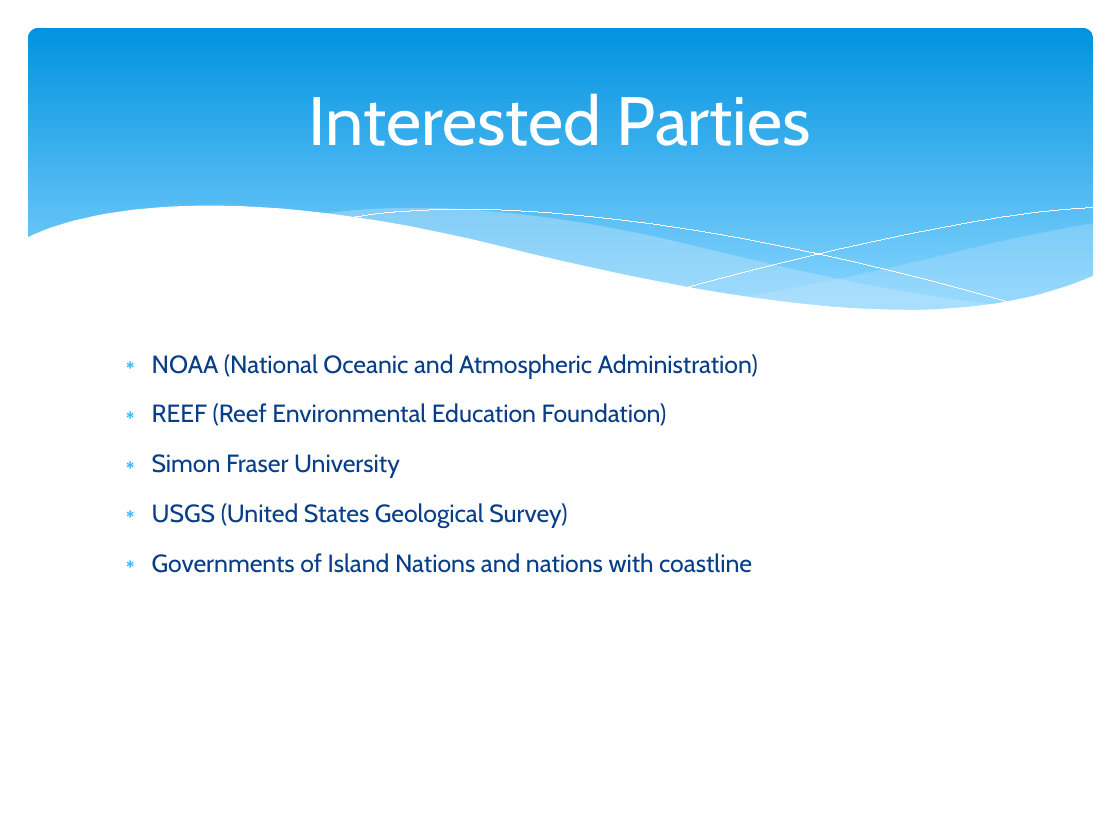
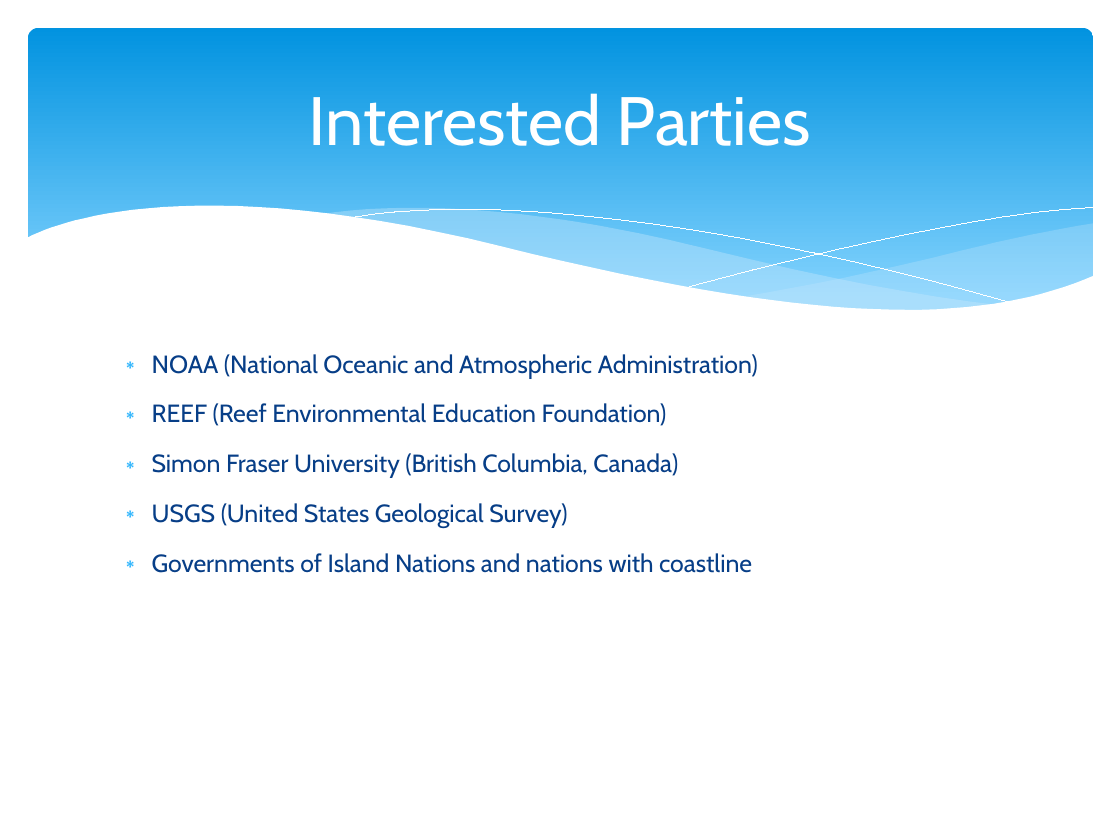
Before and after one commit to MrKevinT/Foundations-Capstone, a slide deck: slide 4 of LC_Present.pptx. Drawn at 1120x840 pixels with LibreOffice and Linux fonts; fonts in the diff are those of the drawing. Boxes give left, top, right and bottom in pixels: in the first picture for what was removed or moved away, otherwise in the second. Text is boxed around its words. In the diff, an @@ line names an element or a change of style, - is before the commit and + after.

```diff
--- a/LC_Present.pptx
+++ b/LC_Present.pptx
@@ text at [152,453,678,478]: text changed @@
-∗ Simon Fraser University
+∗ Simon Fraser University (British Columbia, Canada)
```
Also in this commit, not shown: 6 other slides changed.
